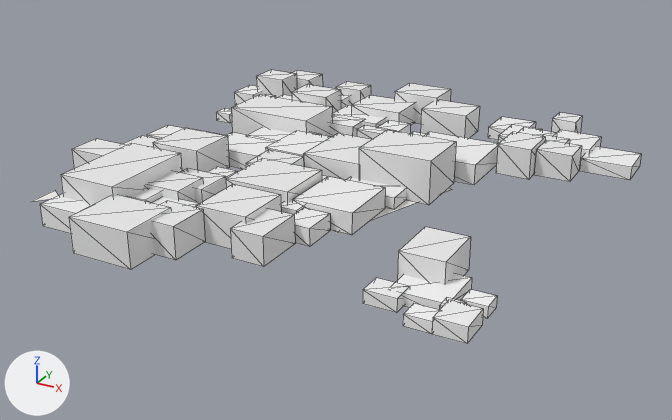
An edit to the glTF model white-model-six-districts/chunks/117_111_mid.glb, drawn before and after from the same camera.
Rendered twice from a camera (50 mm lens) standing at (-801.0, -5583.0, 382.0) and looking at (-1241.0, -4783.0, -18.0). Lighting does not change. The marker at lower left points along +X, +Y and +Z. The first picture is the older version. Mesh edges are drawn as thin lines. Vertices at exactly the same position are counted once.
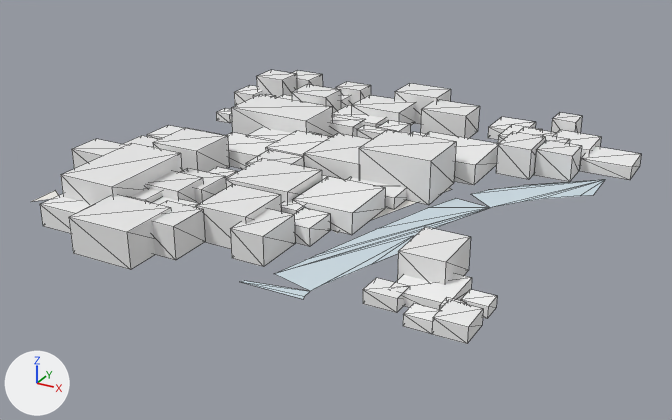
Boxes [x1, y1, x2, y2] around the edits, measured in the pictures (672 x 420 px):
part 1 of me_mesh_0, added
    after: [275, 198, 490, 291]
part 2 of me_mesh_0, added
    after: [471, 180, 605, 208]
part 3 of me_mesh_0, added
    after: [240, 281, 310, 299]

The change, as a list of edits to the scene's bpy script:
```text
Change me_mesh_0:
    used by ob_mesh_0; location = (0.0, 0.0, 0.0)
    verts and faces of me_mesh_0; kept vertices keep their numbers, new ones are numbered from 584
    remove me_mesh_0.from_pydata(...)  # 584 vertices, 708 faces; spans x -1502.0..-976.0, y -5029.0..-4491.0, z 3.0..51.0
    add me_mesh_0.from_pydata(...)  # 612 vertices, 730 faces; spans x -1502.0..-976.0, y -5029.0..-4491.0, z 3.0..51.0
    me_mesh_0 part 1: a new loose piece of 13 vertices spanning x -1198.0..-1084.0, y -4986.0..-4739.0, z 3.0, in mat_material_0
    me_mesh_0 part 2
    add verts[584] = (-1000.0, -4611.0, 3.0)  # pixel (605, 179)
    add verts[585] = (-1011.0, -4670.0, 3.0)  # pixel (580, 195)
    add verts[586] = (-1000.0, -4661.0, 3.0)  # pixel (593, 195)
    add verts[587] = (-1044.0, -4697.0, 3.0)  # pixel (541, 198)
    add verts[588] = (-1061.0, -4716.0, 3.0)  # pixel (520, 202)
    add verts[589] = (-1084.0, -4745.0, 3.0)  # pixel (490, 207)
    add verts[590] = (-1114.0, -4721.0, 3.0)  # pixel (470, 194)
    add verts[591] = (-1102.0, -4701.0, 3.0)  # pixel (488, 189)
    add verts[592] = (-1073.0, -4670.0, 3.0)  # pixel (523, 185)
    add verts[593] = (-1003.0, -4613.0, 3.0)  # pixel (601, 179)
    add faces += [(584, 585, 586), (584, 587, 585), (584, 588, 587), (584, 589, 588), (584, 590, 589), (584, 591, 590)]
    add faces += [(584, 592, 591), (584, 593, 592)]
    me_mesh_0 part 3
    add verts[594] = (-1154.0, -4996.0, 3.0)  # pixel (304, 296)
    add verts[595] = (-1217.0, -5000.0, 3.0)  # pixel (239, 281)
    add verts[596] = (-1153.0, -5000.0, 3.0)  # pixel (303, 299)
    add verts[597] = (-1155.0, -4986.0, 3.0)  # pixel (310, 291)
    add verts[598] = (-1214.0, -4996.0, 3.0)  # pixel (244, 280)
    add faces += [(594, 595, 596), (594, 597, 595), (595, 597, 598)]
```
